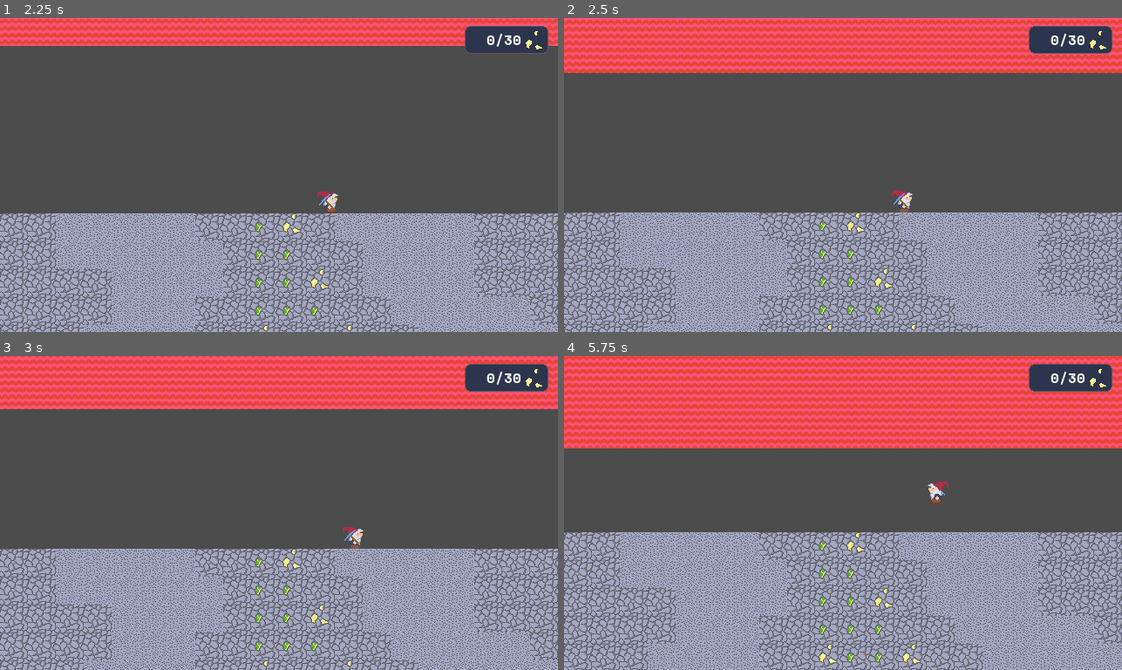
Above: before the commit, frames 1-4 (two rows, left to right).
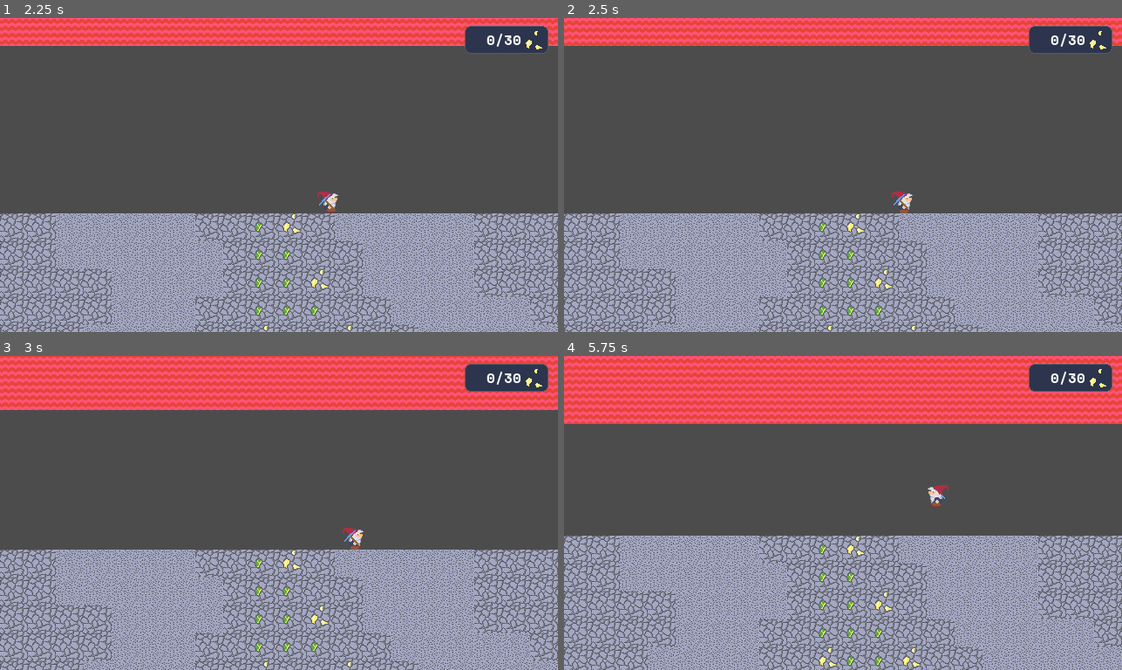
Above: after the commit, the same moments.

Repository: shaggyfox/LD48
Game: Godot game, scene res://Menu.tscn
Two runs of this game, one before a commit and one after it. Both use one fixed random seed, a clock stepped at 60 frames per second and the inputs below.
Inputs:
- Up to frame 1 (2.25 s): click "Start" at 0.5 s; tap Enter (ui_accept) at 1.25, 1.52 s; hold Right (ui_right) 1.28-2.03 s; hold Down (ui_down) from 2.03 s (still down)
- Up to frame 2 (2.5 s): keep holding Down (ui_down); tap Enter (ui_accept) at 2.27 s
- Up to frame 3 (3 s): release Down (ui_down) at 2.78 s; hold Right (ui_right) from 2.78 s (still down)
- Up to frame 4 (5.75 s): release Right (ui_right) at 3.53 s; hold Up (ui_up) 3.53-4.28 s; tap Enter (ui_accept) at 3.77, 4.52, 5.27 s; hold Left (ui_left) from 4.28 s (still down)

Frame 1 is identical in both runs. In frame 2, 27% of the frame differs, in the area x 0-100%, y 0-100%; in frame 3, 22%; in frame 4, 49%.

Commit message:
late late fix2: adjust lava-timer: make it a little easier

Diff:
--- a/World.tscn
+++ b/World.tscn
@@ -138,7 +138,7 @@
 [node name="AudioStreamPlayer" type="AudioStreamPlayer" parent="TileMap"]
 
 [node name="Timer" type="Timer" parent="."]
-wait_time = 1.7
+wait_time = 2.0
 
 [node name="BG1" type="Sprite" parent="."]
 position = Vector2( 581.4, 25.4575 )
Not shown: 3 places in World.tscn that only renumber resources
